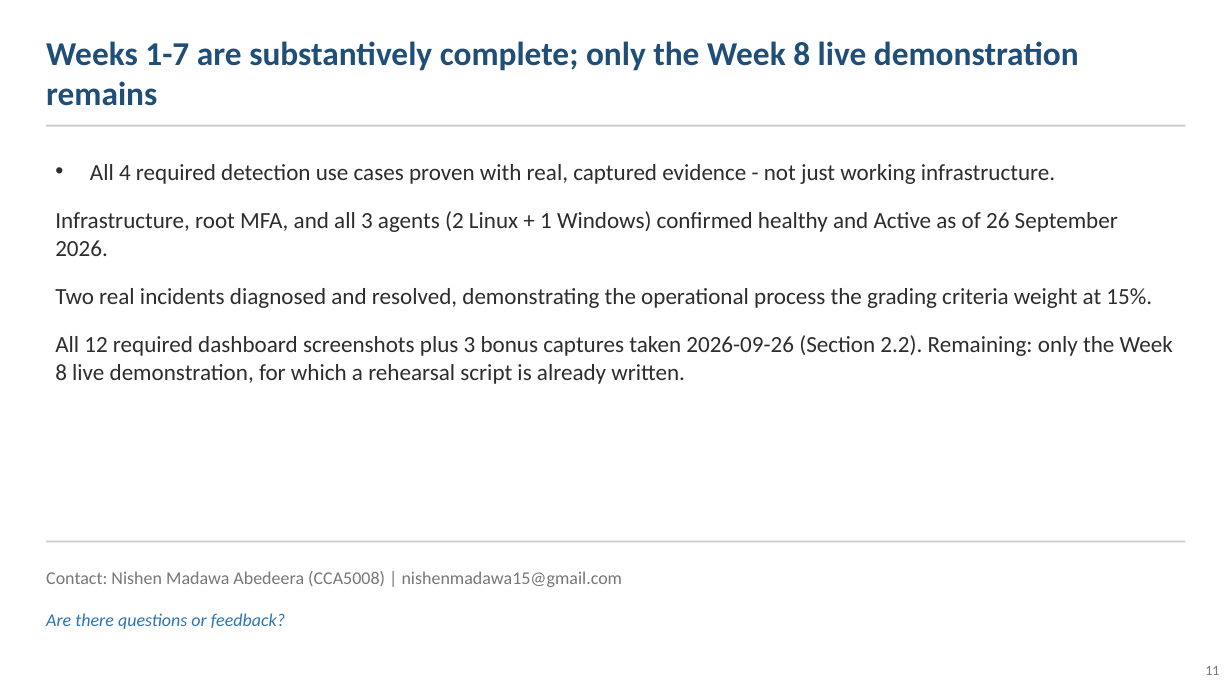
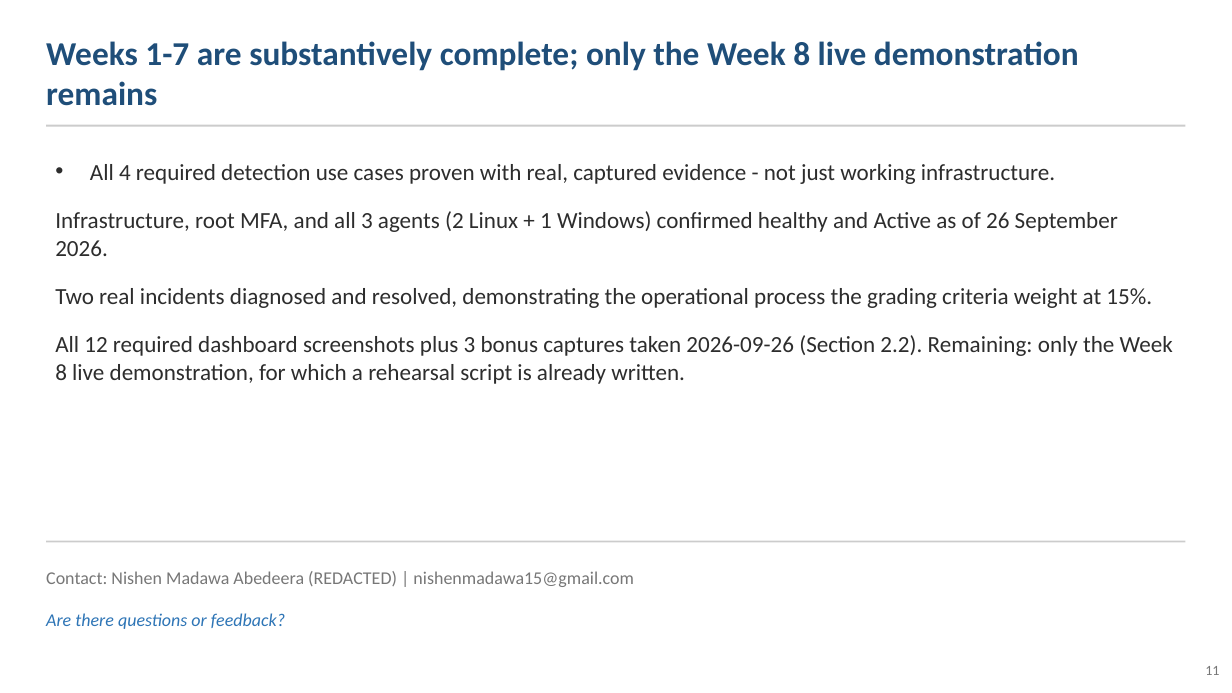
Before and after one commit to nishenmadawa15-collab/SOCWatch, a slide deck: slide 12 of SOCWatch-Evidence/SOCWatch-Evidence/report/SOCWatch-Presentation-Draft.pptx. Drawn at 1232x693 pixels with LibreOffice and Linux fonts; fonts in the diff are those of the drawing. Boxes give left, top, right and bottom in pixels: in the first picture for what was removed or moved away, otherwise in the second. Text is boxed around its words. In the diff, an @@ line names an element or a change of style, - is before the commit and + after.

Commit message:
Redact student number and AWS account ID from report deliverables
Replaced the student number (CCA5008) and AWS account ID
(477013660512) with REDACTED across both PDFs, both docx copies,
all three pptx copies, the two generator scripts, and the two
week checklist files that still referenced the account number.

```diff
--- a/SOCWatch-Evidence/SOCWatch-Evidence/report/SOCWatch-Presentation-Draft.pptx
+++ b/SOCWatch-Evidence/SOCWatch-Evidence/report/SOCWatch-Presentation-Draft.pptx
@@ text at box(46, 571, 634, 587): text changed @@
-Contact: Nishen Madawa Abedeera (CCA5008) | nishenmadawa15@gmail.com
+Contact: Nishen Madawa Abedeera (REDACTED) | nishenmadawa15@gmail.com
```
Also in this commit, not shown: 1 other slide changed, 11 other files.
